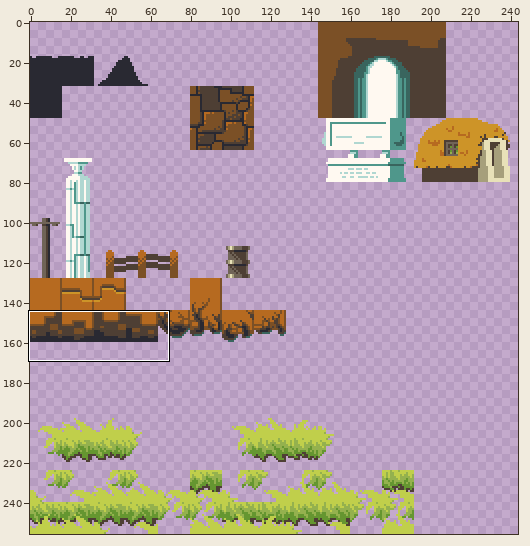
Edited in one commit: sprite sheet (assets/Tile/Wastes.png). Above: a wide view before the commit, with the close-up outlined.
Close-up. First the earlier version:
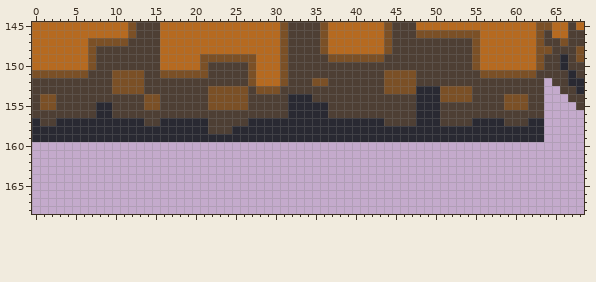
The file is 256x256 pixels. Shown: x 0..68, y 145..168. The wide view leaves out empty margins.
After the commit:
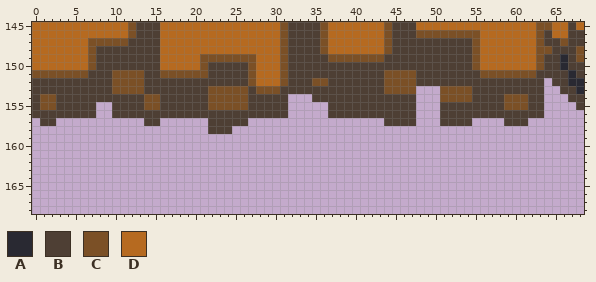
Palette (. is transparent): A #292932  B #4e3f34  C #7b5026  D #b66a20
The edit:
y 153: x 48..50 AAA -> ...
y 154: x 32..34 AAA -> ...; x 48..50 AAA -> ...
y 155..156: x 8..9 AA -> ..; x 32..36 AAAAA -> .....; x 48..50 AAA -> ...
y 157: x 0 A -> .; x 3..13 AAAAAAAAAAA -> ...........; x 16..21 AAAAAA -> ......; x 27..43 AAAAAAAAAAAAAAAAA -> .................; x 48..50 AAA -> ...; x 55..58 AAAA -> ....; x 62..63 AA -> ..
y 158: x 0..21 AAAAAAAAAAAAAAAAAAAAAA -> ......................; x 25..63 AAAAAAAAAAAAAAAAAAAAAAAAAAAAAAAAAAAAAAA -> .......................................
y 159: x 0..63 AAAAAAAAAAAAAAAAAAAAAAAAAAAAAAAAAAAAAAAAAAAAAAAAAAAAAAAAAAAAAAAA -> ................................................................
Changed places in both close-ups, as pixel boxes (x1, y1, x2, y2):
erased: (32, 86, 544, 142)
